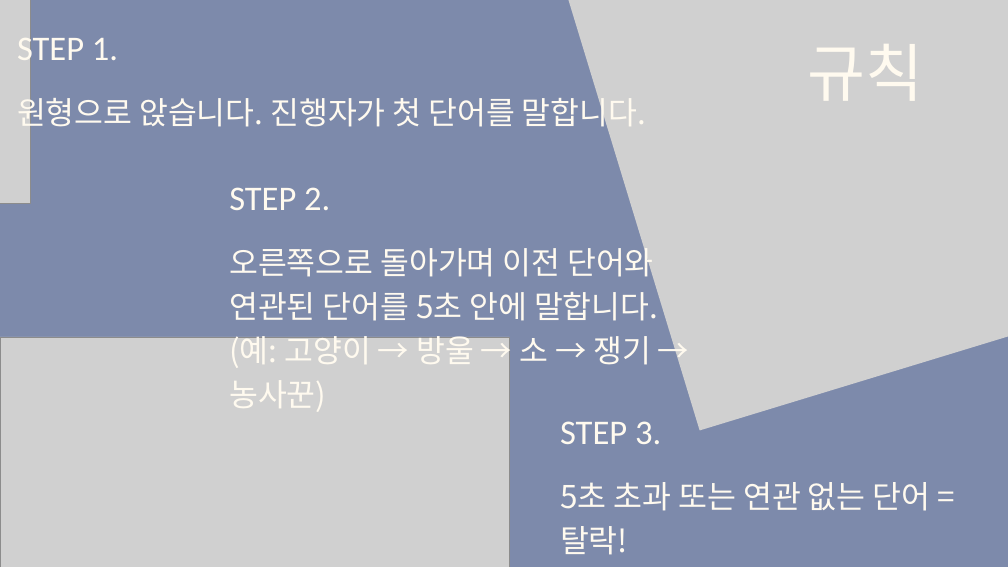
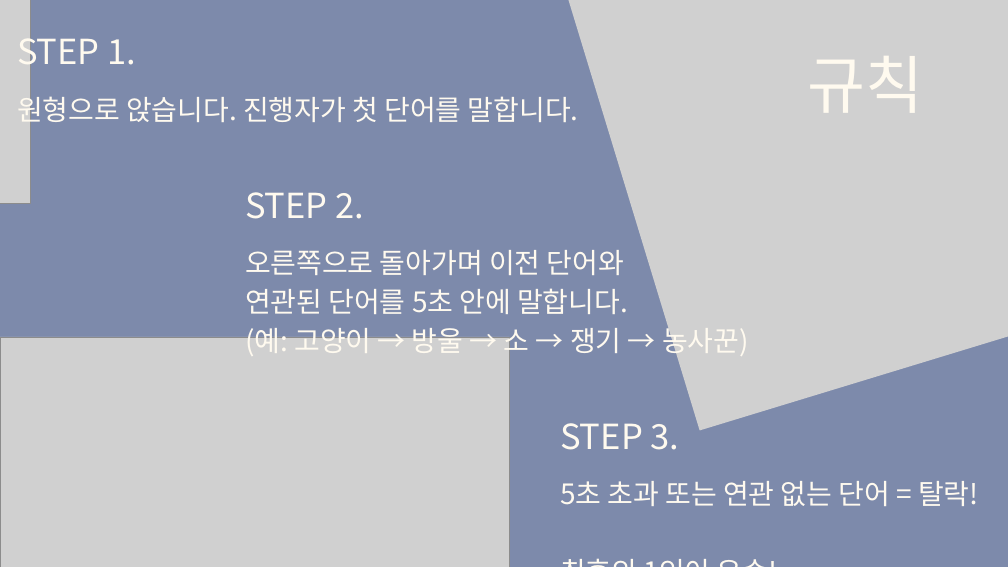
Before and after one commit to tkdgns25300/sunday_play, a slide deck: slide 2 of public/downloads/games/word-association/rules.pptx. Drawn at 1008x567 pixels with LibreOffice and Linux fonts; fonts in the diff are those of the drawing; grey boxes stand for pictures. Boxes give left, top, right and bottom in pixels: in the first picture for what was removed or moved away, otherwise in the second. Text is boxed around its words. In the diff, an @@ line names an element or a change of style, - is before the commit and + after.

```diff
--- a/public/downloads/games/word-association/rules.pptx
+++ b/public/downloads/games/word-association/rules.pptx
@@ text "규칙": place and size @@
-text "규칙" at <box>808,44,924,101</box>
+text "규칙" at <box>808,56,924,113</box>
@@ text "원형으로 앉습니다. 진행자가 첫 단어를 ..." at <box>17,92,579,128</box>: size 44.8 to 40 pt; line spacing 62.7pt to 56pt @@
@@ font Calibri to Noto Sans CJK KR in 4 elements at <box>17,30,136,74</box>, <box>560,423,680,450</box>, <box>808,56,924,113</box>, <box>245,192,364,219</box> @@
@@ text "STEP 2.": place and size @@
-text "STEP 2." at <box>229,187,330,210</box>
+text "STEP 2." at <box>245,192,364,219</box>
@@ text "오른쪽으로 돌아가며 이전 단어와": place and size @@
-text "오른쪽으로 돌아가며 이전 단어와" at <box>229,242,658,367</box>
+text "오른쪽으로 돌아가며 이전 단어와" at <box>245,250,749,360</box>
@@ text "오른쪽으로 돌아가며 이전 단어와" at <box>245,250,749,360</box>: size 44.8 to 40 pt; line spacing 62.8pt to 56pt @@
@@ text "5초 초과 또는 연관 없는 ..." at <box>560,481,979,506</box>: size 44.9 to 40 pt; line spacing 62.8pt to 56pt @@
```
Also in this commit, not shown: 13 other slides changed, 3 other files.
